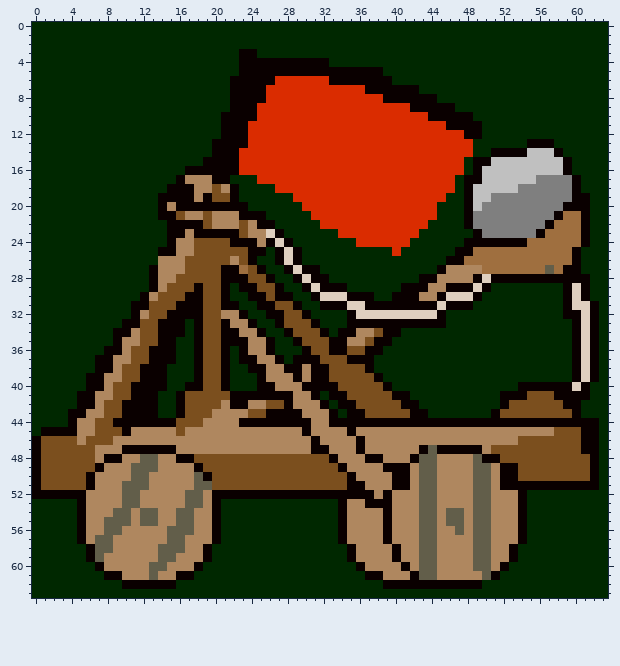
Pixel-art sprite -- image/catapult.png. This is how it looked before the edit.
The file is 64x64 pixels.
Once edited:
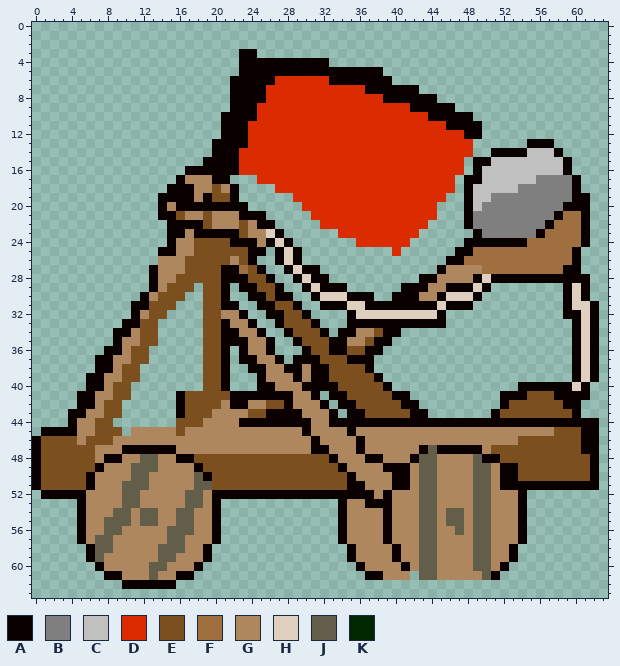
Palette (. is transparent): A #0a0000  B #7f7f7f  C #c0c0c0  D #da2c00  E #7b4f1e  F #9f6f3f  G #af875f  H #dfcfbf  J #625e4a  K #002800
Edits made:
y 0..2: x 0..63 KKKKKKKKKKKKKKKKKKKKKKKKKKKKKKKKKKKKKKKKKKKKKKKKKKKKKKKKKKKKKKKK -> ................................................................
y 3: x 0..22 KKKKKKKKKKKKKKKKKKKKKKK -> .......................; x 25..63 KKKKKKKKKKKKKKKKKKKKKKKKKKKKKKKKKKKKKKK -> .......................................
y 4: x 0..22 KKKKKKKKKKKKKKKKKKKKKKK -> .......................; x 33..63 KKKKKKKKKKKKKKKKKKKKKKKKKKKKKKK -> ...............................
y 5: x 0..22 KKKKKKKKKKKKKKKKKKKKKKK -> .......................; x 39..63 KKKKKKKKKKKKKKKKKKKKKKKKK -> .........................
y 6: x 0..21 KKKKKKKKKKKKKKKKKKKKKK -> ......................; x 40..63 KKKKKKKKKKKKKKKKKKKKKKKK -> ........................
y 7: x 0..21 KKKKKKKKKKKKKKKKKKKKKK -> ......................; x 43..63 KKKKKKKKKKKKKKKKKKKKK -> .....................
y 8: x 0..21 KKKKKKKKKKKKKKKKKKKKKK -> ......................; x 45..63 KKKKKKKKKKKKKKKKKKK -> ...................
y 9: x 0..21 KKKKKKKKKKKKKKKKKKKKKK -> ......................; x 47..63 KKKKKKKKKKKKKKKKK -> .................
y 10: x 0..20 KKKKKKKKKKKKKKKKKKKKK -> .....................; x 49..63 KKKKKKKKKKKKKKK -> ...............
y 11..12: x 0..20 KKKKKKKKKKKKKKKKKKKKK -> .....................; x 50..63 KKKKKKKKKKKKKK -> ..............
y 13: x 0..19 KKKKKKKKKKKKKKKKKKKK -> ....................; x 49..54 KKKKKK -> ......; x 58..63 KKKKKK -> ......
y 14: x 0..19 KKKKKKKKKKKKKKKKKKKK -> ....................; x 49..50 KK -> ..; x 59..63 KKKKK -> .....
y 15: x 0..18 KKKKKKKKKKKKKKKKKKK -> ...................; x 48 K -> .; x 60..63 KKKK -> ....
y 16: x 0..16 KKKKKKKKKKKKKKKKK -> .................; x 48 K -> .; x 60..63 KKKK -> ....
y 17: x 0..15 KKKKKKKKKKKKKKKK -> ................; x 22..24 KKK -> ...; x 47 K -> .; x 61..63 KKK -> ...
y 18: x 0..14 KKKKKKKKKKKKKKK -> ...............; x 23..26 KKKK -> ....; x 47 K -> .; x 61..63 KKK -> ...
y 19: x 0..13 KKKKKKKKKKKKKK -> ..............; x 23..28 KKKKKK -> ......; x 46..47 KK -> ..; x 62..63 KK -> ..
y 20: x 0..13 KKKKKKKKKKKKKK -> ..............; x 24..29 KKKKKK -> ......; x 45..47 KKK -> ...; x 62..63 KK -> ..
y 21: x 0..13 KKKKKKKKKKKKKK -> ..............; x 26..30 KKKKK -> .....; x 45..47 KKK -> ...; x 62..63 KK -> ..
y 22: x 0..14 KKKKKKKKKKKKKKK -> ...............; x 27..31 KKKKK -> .....; x 44..47 KKKK -> ....; x 62..63 KK -> ..
y 23: x 0..14 KKKKKKKKKKKKKKK -> ...............; x 28..33 KKKKKK -> ......; x 43..48 KKKKKK -> ......; x 62..63 KK -> ..
y 24: x 0..14 KKKKKKKKKKKKKKK -> ...............; x 29..35 KKKKKKK -> .......; x 42..47 KKKKKK -> ......; x 62..63 KK -> ..
y 25: x 0..13 KKKKKKKKKKKKKK -> ..............; x 26 K -> .; x 30..39 KKKKKKKKKK -> ..........; x 41..46 KKKKKK -> ......; x 61..63 KKK -> ...
y 26: x 0..13 KKKKKKKKKKKKKK -> ..............; x 25..26 KK -> ..; x 30..45 KKKKKKKKKKKKKKKK -> ................; x 61..63 KKK -> ...
y 27: x 0..12 KKKKKKKKKKKKK -> .............; x 26..27 KK -> ..; x 32..44 KKKKKKKKKKKKK -> .............; x 57 J -> F; x 61..63 KKK -> ...
y 28: x 0..12 KKKKKKKKKKKKK -> .............; x 27..28 KK -> ..; x 33..42 KKKKKKKKKK -> ..........; x 62..63 KK -> ..
y 29: x 0..12 KKKKKKKKKKKKK -> .............; x 18 A -> .; x 22 K -> .; x 28..29 KK -> ..; x 35..40 KKKKKK -> ......; x 51..58 KKKKKKKK -> ........; x 62..63 KK -> ..
y 30: x 0..11 KKKKKKKKKKKK -> ............; x 17..18 AA -> ..; x 22..23 KK -> ..; x 29..30 KK -> ..; x 38..39 KK -> ..; x 50..58 KKKKKKKKK -> .........; x 62..63 KK -> ..
y 31: x 0..10 KKKKKKKKKKK -> ...........; x 16..18 AAA -> ...; x 23..24 KK -> ..; x 30..31 KK -> ..; x 49..58 KKKKKKKKKK -> ..........; x 63 K -> .
y 32: x 0..10 KKKKKKKKKKK -> ...........; x 15..18 AAAA -> ....; x 24..25 KK -> ..; x 31..34 KKKK -> ....; x 46..58 KKKKKKKKKKKKK -> .............; x 63 K -> .
y 33: x 0..9 KKKKKKKKKK -> ..........; x 14..18 AAAKA -> .....; x 25..26 KK -> ..; x 32..34 KKK -> ...; x 46..59 KKKKKKKKKKKKKK -> ..............; x 63 K -> .
y 34: x 0..8 KKKKKKKKK -> .........; x 14..18 AAAKA -> .....; x 26..27 KK -> ..; x 33 K -> .; x 41..59 KKKKKKKKKKKKKKKKKKK -> ...................; x 63 K -> .
y 35: x 0..8 KKKKKKKKK -> .........; x 14..18 AAKKA -> .....; x 27..28 KK -> ..; x 40..59 KKKKKKKKKKKKKKKKKKKK -> ....................; x 63 K -> .
y 36: x 0..7 KKKKKKKK -> ........; x 13..18 AAAKKA -> ......; x 22 K -> .; x 27..29 KKK -> ...; x 39..59 KKKKKKKKKKKKKKKKKKKKK -> .....................; x 63 K -> .
y 37: x 0..6 KKKKKKK -> .......; x 13..18 AAAKKA -> ......; x 22 K -> .; x 28 K -> .; x 38..59 KKKKKKKKKKKKKKKKKKKKKK -> ......................; x 63 K -> .
y 38: x 0..6 KKKKKKK -> .......; x 12..18 AAAKKKA -> .......; x 22..23 KK -> ..; x 38..59 KKKKKKKKKKKKKKKKKKKKKK -> ......................; x 63 K -> .
y 39: x 0..5 KKKKKK -> ......; x 12..18 AAAKKKA -> .......; x 22..24 KKK -> ...; x 39..59 KKKKKKKKKKKKKKKKKKKKK -> .....................; x 63 K -> .
y 40: x 0..5 KKKKKK -> ......; x 11..18 AAAAKKAA -> ........; x 22..24 KKK -> ...; x 40..53 KKKKKKKKKKKKKK -> ..............; x 62..63 KK -> ..
y 41: x 0..4 KKKKK -> .....; x 11..15 AAAKK -> .....; x 32 K -> .; x 42..51 KKKKKKKKKK -> ..........; x 62..63 KK -> ..
y 42: x 0..4 KKKKK -> .....; x 10..15 AAAAKK -> ......; x 33 K -> .; x 43..51 KKKKKKKKK -> .........; x 61..63 KKK -> ...
y 43: x 0..3 KKKK -> ....; x 10..15 AAAAKK -> ......; x 34 K -> .; x 44..50 KKKKKKK -> .......; x 61..63 KKK -> ...
y 44: x 0..3 KKKK -> ....; x 9..15 AAAAAAA -> .......; x 63 K -> .
y 45: x 0 K -> .; x 10 A -> .; x 63 K -> .
y 46..51: x 63 K -> .
y 52: x 0 A -> .; x 55..63 KKKKKKKKK -> .........
y 53..57: x 0..4 KKKKK -> .....; x 21..33 KKKKKKKKKKKKK -> .............; x 55..63 KKKKKKKKK -> .........
y 58..59: x 0..5 KKKKKK -> ......; x 20..34 KKKKKKKKKKKKKKK -> ...............; x 54..63 KKKKKKKKKK -> ..........
y 60: x 0..6 KKKKKKK -> .......; x 19..35 KKKKKKKKKKKKKKKKK -> .................; x 53..63 KKKKKKKKKKK -> ...........
y 61: x 0..7 KKKKKKKK -> ........; x 18..36 KKKKKKKKKKKKKKKKKKK -> ...................; x 42 A -> .; x 52..63 KKKKKKKKKKKK -> ............
y 62: x 0..9 KKKKKKKKKK -> ..........; x 16..63 KKKKKKKKKKKKKKKKKKKKKKKAAAAAAAAAAAKKKKKKKKKKKKKK -> ................................................
y 63: x 0..63 KKKKKKKKKKKKKKKKKKKKKKKKKKKKKKKKKKKKKKKKKKKKKKKKKKKKKKKKKKKKKKKK -> ................................................................
